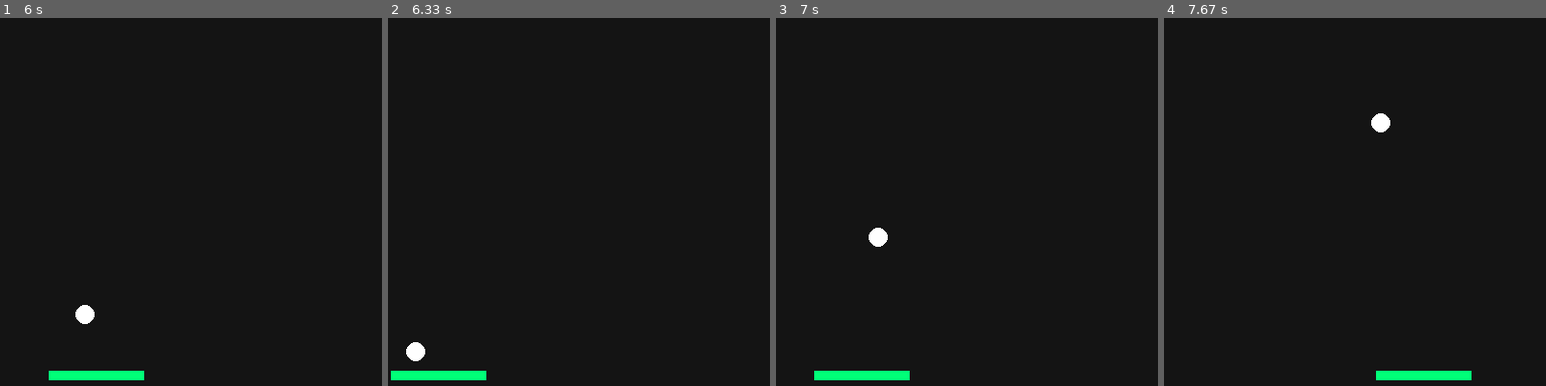
Above: before the commit, frames 1-4 (left to right).
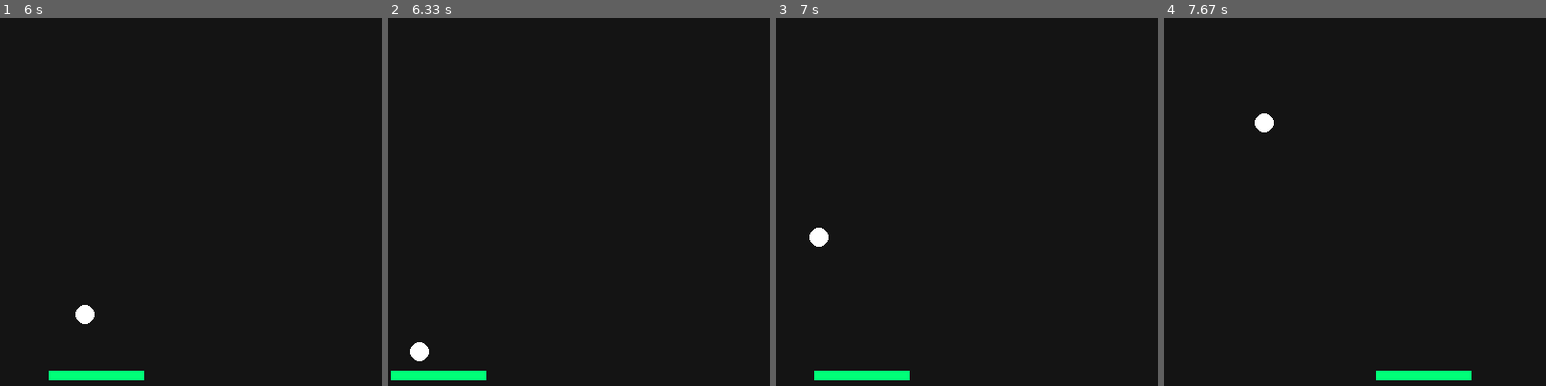
Above: after the commit, the same moments.

Repository: HenryYannis/xiaobao-pygame
Game: pygame game, started from 15-打砖块/打砖块_第2节课_挡板控制与反弹.py
The game is run twice, just before and just after one commit, with the same random seed, the same clock (stepped at 60 frames per second) and the same inputs.
Inputs (mouse positions are in pixels of both pictures, inside the frame that each line leads up to):
- Up to frame 1 (6 s): click (191, 209) at 0.38 s; click (229, 294) at 0.72 s; click (328, 341) at 1.05 s; click (99, 132) at 1.38 s; click (191, 257) at 1.72 s; click (137, 128) at 2.05 s; click (324, 308) at 2.38 s; click (68, 246) at 2.72 s; click (275, 113) at 3.05 s; click (99, 275) at 3.38 s; click (328, 297) at 3.72 s; click (76, 349) at 4.05 s; click (72, 231) at 4.38 s; click (213, 316) at 4.72 s; click (259, 334) at 5.05 s; click (57, 341) at 5.38 s; click (95, 271) at 5.72 s
- Up to frame 2 (6.33 s): click (437, 139) at 6.05 s
- Up to frame 3 (7 s): click (986, 102) at 6.38 s; click (860, 73) at 6.72 s
- Up to frame 4 (7.67 s): click (1347, 275) at 7.05 s; click (1423, 268) at 7.38 s

Frame 1 is identical in both runs. In frame 2, 0.1% of the frame differs, in the area x 4-11%, y 88-94%; in frame 3, 0.4%, in the area x 8-30%, y 56-63%; in frame 4, 0.4%.

Commit message:
打砖块：用 Rect 碰撞并按撞击面反弹、挡板击中位置决定角度、修正接球边界

Diff:
--- a/15-打砖块/打砖块_第2节课_挡板控制与反弹.py
+++ b/15-打砖块/打砖块_第2节课_挡板控制与反弹.py
@@ -24,9 +24,10 @@
     if 球[1] <= 10:                                   # 顶部天花板碰撞：垂直速度取反向下
         速度[1] = abs(速度[1])
 
-    if 球[1] >= 360 and 挡板x - 50 <= 球[0] <= 挡板x + 50:  # 新增代码：挡板接球判定(小球到达挡板高度并在挡板100像素宽度内)
+    if 速度[1] > 0 and 360 <= 球[1] <= 375 and 挡板x - 50 <= 球[0] <= 挡板x + 50:  # 新增代码：挡板接球判定(小球到达挡板高度并在挡板100像素宽度内)；还要求球正在下落且没掉过挡板
         球[1] = 359                                   # 新增代码：位置微调修正，防止球卡在板内
         速度[1] = -abs(速度[1])                       # 新增代码：向上弹起，确保垂直速度为负数
+        速度[0] = (球[0] - 挡板x) / 10                # 新增代码：击中挡板的位置决定反弹角度：打在中间直直向上，越靠边斜得越厉害(-5到5)
 
     if 球[1] > 400:                                   # 漏接重置：小球掉出底部后重新发球
         球 = [200, 200]
